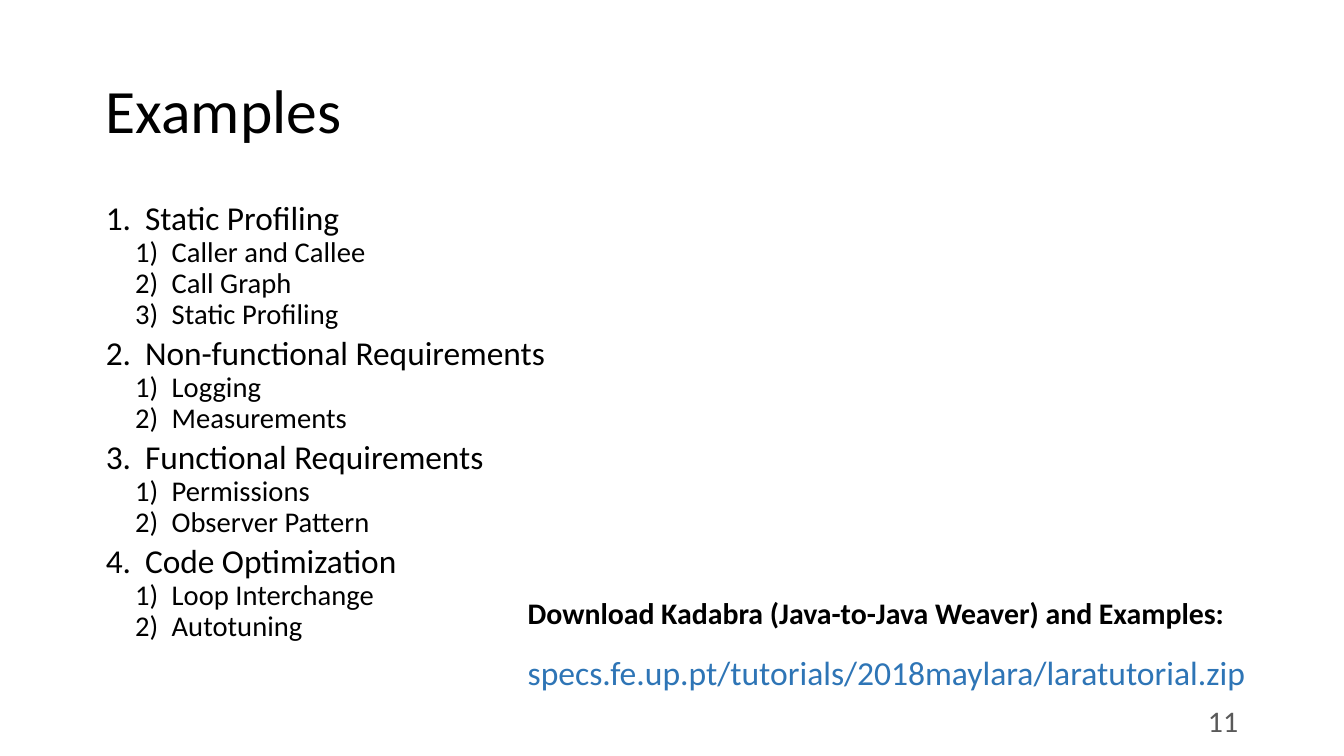
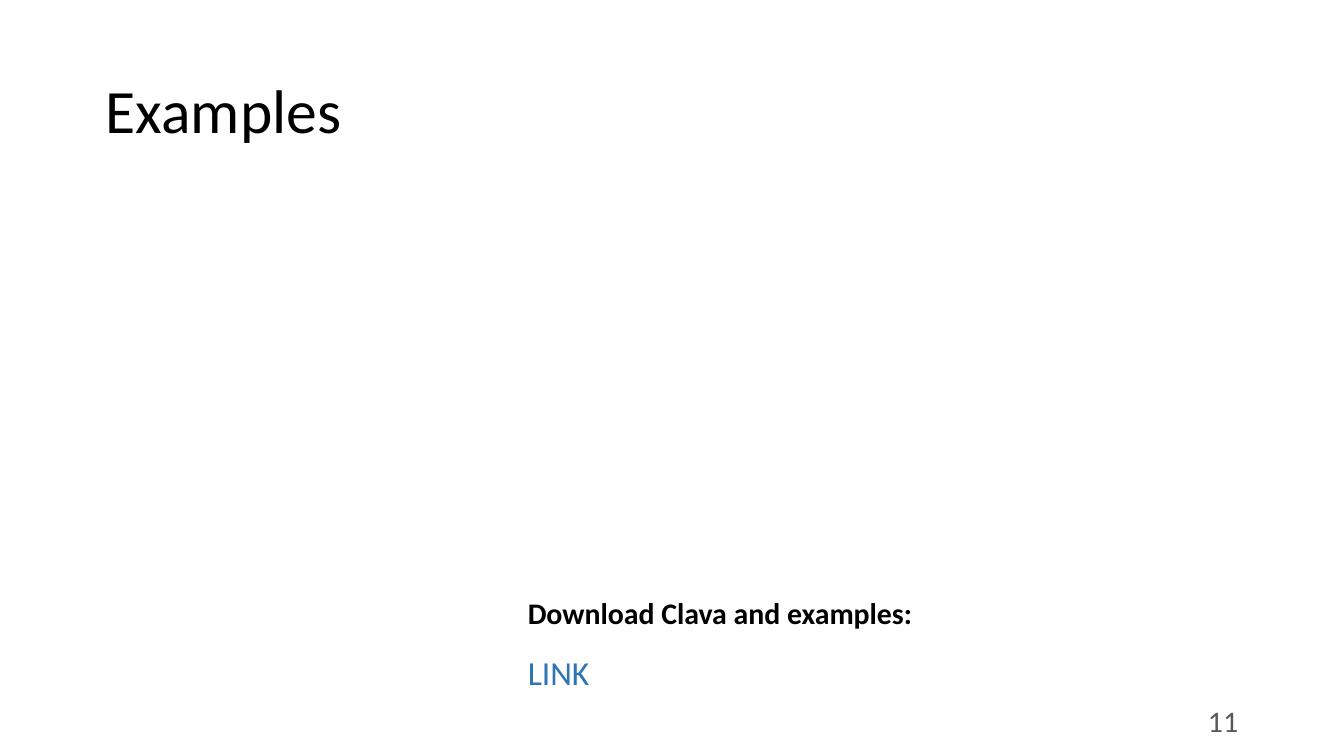
Before and after one commit to specs-feup/specs-lara, a slide deck: slide 11 of Tutorial-2018-INDIN/Clava-Tutorial.pptx. Drawn at 1344x756 pixels with LibreOffice and Linux fonts; fonts in the diff are those of the drawing. Boxes give left, top, right and bottom in pixels: in the first picture for what was removed or moved away, otherwise in the second. Text is boxed around its words. In the diff, an @@ line names an element or a change of style, - is before the commit and + after.

Commit message:
[INDIN] Updates presentation with new examples

```diff
--- a/Tutorial-2018-INDIN/Clava-Tutorial.pptx
+++ b/Tutorial-2018-INDIN/Clava-Tutorial.pptx
@@ text removed at [145,206,545,641] @@
-1. Static Profiling
-  1) Caller and Callee
-  2) Call Graph
-  3) Static Profiling
-2. Non-functional Requirements
-  1) Logging
-  2) Measurements
-3. Functional Requirements
-  1) Permissions
-  2) Observer Pattern
-4. Code Optimization
-  1) Loop Interchange
-  2) Autotuning
@@ text at [528,603,912,685]: text changed; size 18 to 16 pt; text colour #2E75B6 to #000000; bold on @@
-Download Kadabra (Java-to-Java Weaver) and Examples:
-specs.fe.up.pt/tutorials/2018maylara/laratutorial.zip
+Download Clava and examples:
+LINK
```
Also in this commit, not shown: 3 other slides changed, 6 slides added, 11 slides removed.
